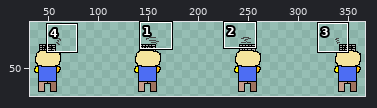
A sprite sheet gets an edit: assets/spritesheets/Attack_Up.png. Above, an overview of the earlier version with the close-up marked.
Close-up. Before:
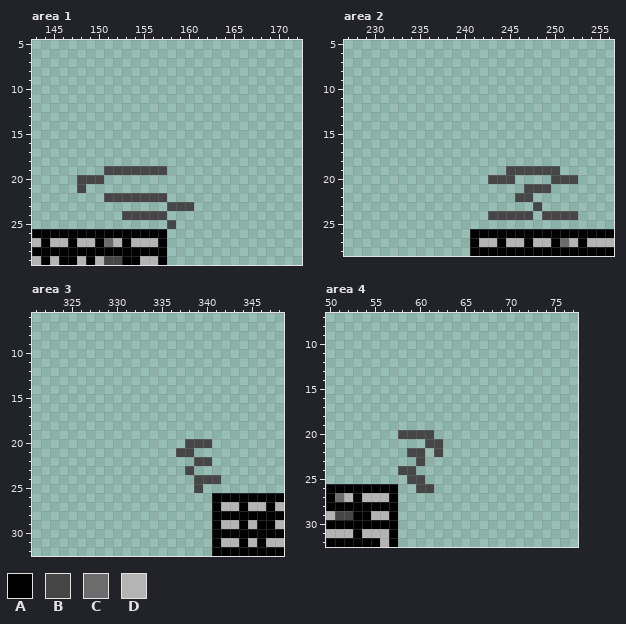
The file is 400x100 pixels. Shown: area 1: x 143..172, y 5..29; area 2: x 227..256, y 5..28; area 3: x 321..348, y 6..32; area 4: x 50..77, y 7..32. The wide view leaves out empty margins.
Palette (. is transparent): A #000000  B #464646  C #6c6c6c  D #b4b4b4
Pixels before, area 1, first column x 143:
19 ........BBBBBBB...
20 .....BBB..........
21 .....B............
22 ........BBBBBBB...
23 ...............BBB
24 ..........BBBBB...
25 ...............B..
26 AAAAAAAAAAAAAAA...
27 DADDADDACDADDDA...
28 AAAAAAAAAAAAAAA...
29 DADAADADBBAADDA...
Pixels before, area 2, first column x 241:
19 ....BBBBBB......
20 ..BBB....BBB....
21 ......BBB.......
22 .....BB.........
23 .......B........
24 ..BBBBB.BBBB....
25 ................
26 AAAAAAAAAAAAAAAA
27 ADDADDADDACDADDD
28 AAAAAAAAAAAAAAAA
Pixels before, area 3, first column x 337:
20 .BBB........
21 BB..........
22 ..BB........
23 .B..........
24 ..BBB.......
25 ..B.........
26 ....AAAAAAAA
27 ....ADDADDAD
28 ....AAAAAAAA
29 ....ADDADAAD
30 ....AAAAAAAA
31 ....ADDADADD
32 ....AAAAAAAA
Pixels before, area 4, first column x 50:
20 ........BBBB.
21 ...........BB
22 .........BB.B
23 ..........B..
24 ........BB...
25 .........BB..
26 AAAAAAAA..BB.
27 ACDADDDA.....
28 AAAAAAAA.....
29 DBBAADDA.....
30 AAAAAAAA.....
31 DDDADDDA.....
32 AAAAAADA.....
After:
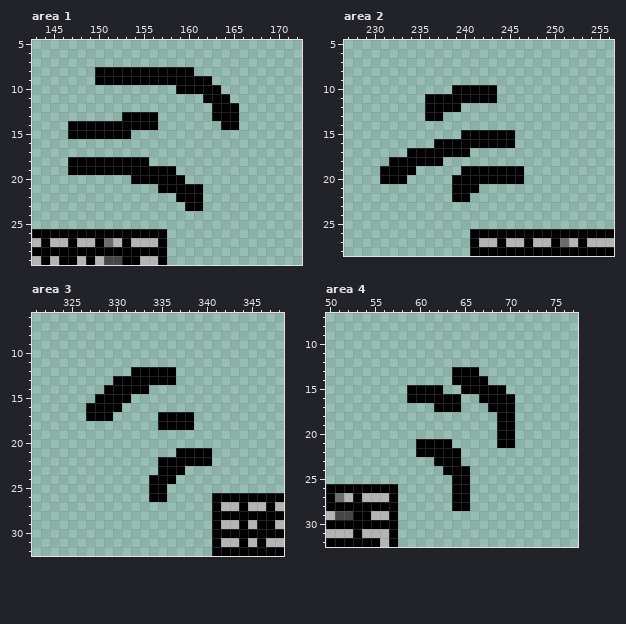
What changed:
Changed rows in their new state; - is an unchanged pixel.
Area 1:
first column x 147:
 8 ---AAAAAAAAAAA-----
 9 ---AAAAAAAAAAAAA---
10 ------------AAAAA--
11 ---------------AAA-
12 ----------------AAA
13 ------AAAA------AAA
14 AAAAAAAAAA-------AA
15 AAAAAAA------------
18 AAAAAAAAA----------
19 AAAAAAAAAAAA-------
20 -...---AAAAAA------
21 -.--------AAAAA----
22 ----.......-AAA----
23 -----------..AA----
24 ------.....--------
25 -----------.-------
Area 2:
first column x 231:
10 --------AAAAA---------
11 -----AAAAAAAA---------
12 -----AAAA-------------
13 -----AA---------------
15 ---------AAAAAA-------
16 ------AAAAAAAAA-------
17 ---AAAAAAA------------
18 -AAAAAA---------------
19 AAAA-----AAAAAAA....--
20 AAA-----AAAAAAAA---...
21 --------AAA-----...---
22 --------AA-----..-----
23 -----------------.----
24 ------------.....-....
Area 3:
first column x 327:
12 -----AAAAA-----
13 ---AAAAAAA-----
14 --AAAAA--------
15 -AAAA----------
16 AAAA-----------
17 AAA-----AAAA---
18 --------AAAA---
20 -----------...-
21 ----------AAAA-
22 --------AAAAAA-
23 --------AAA.---
24 -------AAA--...
25 -------AA---.--
26 -------AA------
Area 4:
first column x 58:
13 ------AAA----
14 ------AAAA---
15 -AAAA--AAAAA-
16 -AAAAAA--AAAA
17 ----AAA---AAA
18 -----------AA
19 -----------AA
20 ....-------AA
21 --AAAA-----AA
22 -.AAAAA------
23 --.-AAA------
24 ..---AAA-----
25 -..---AA-----
26 --..--AA-----
27 ------AA-----
28 ------AA-----
Changed places in both close-ups, as pixel boxes (x1, y1, x2, y2):
changed: (68, 67, 239, 229)
changed: (380, 85, 578, 220)
changed: (86, 367, 221, 502)
changed: (398, 367, 515, 511)
